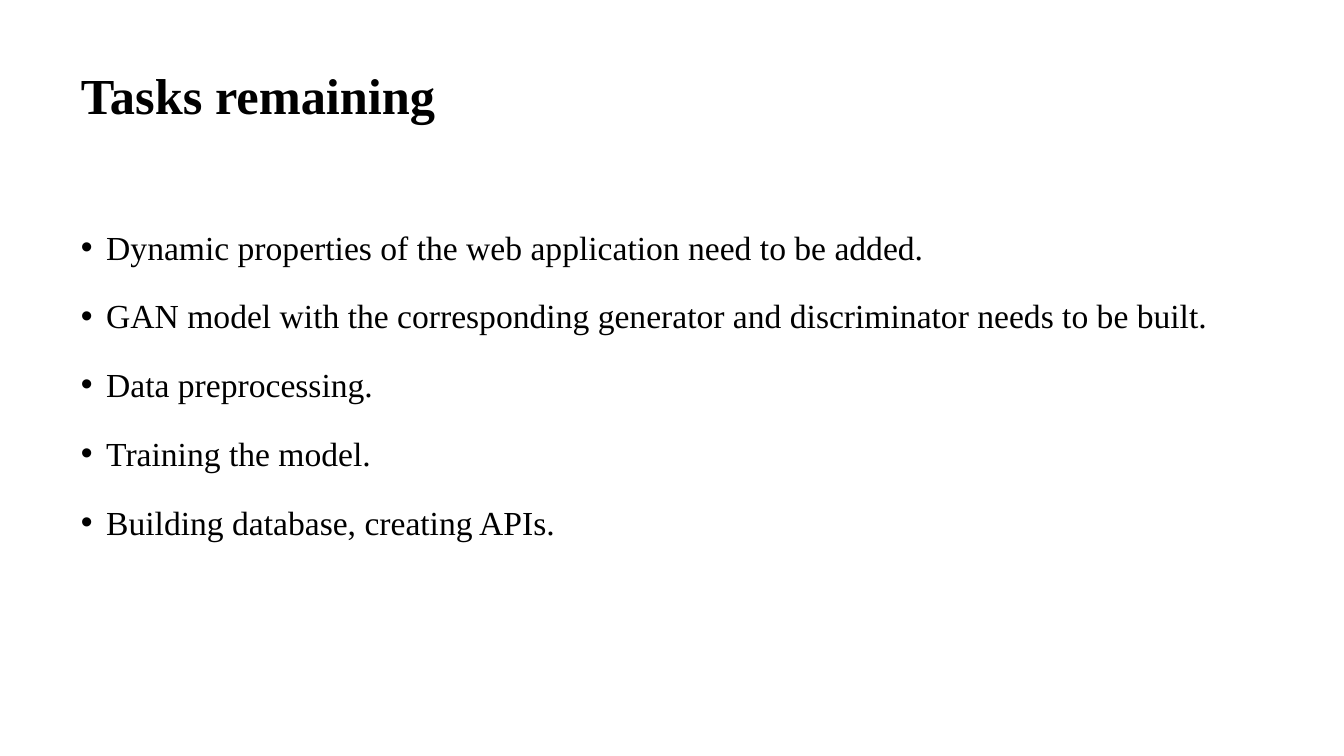
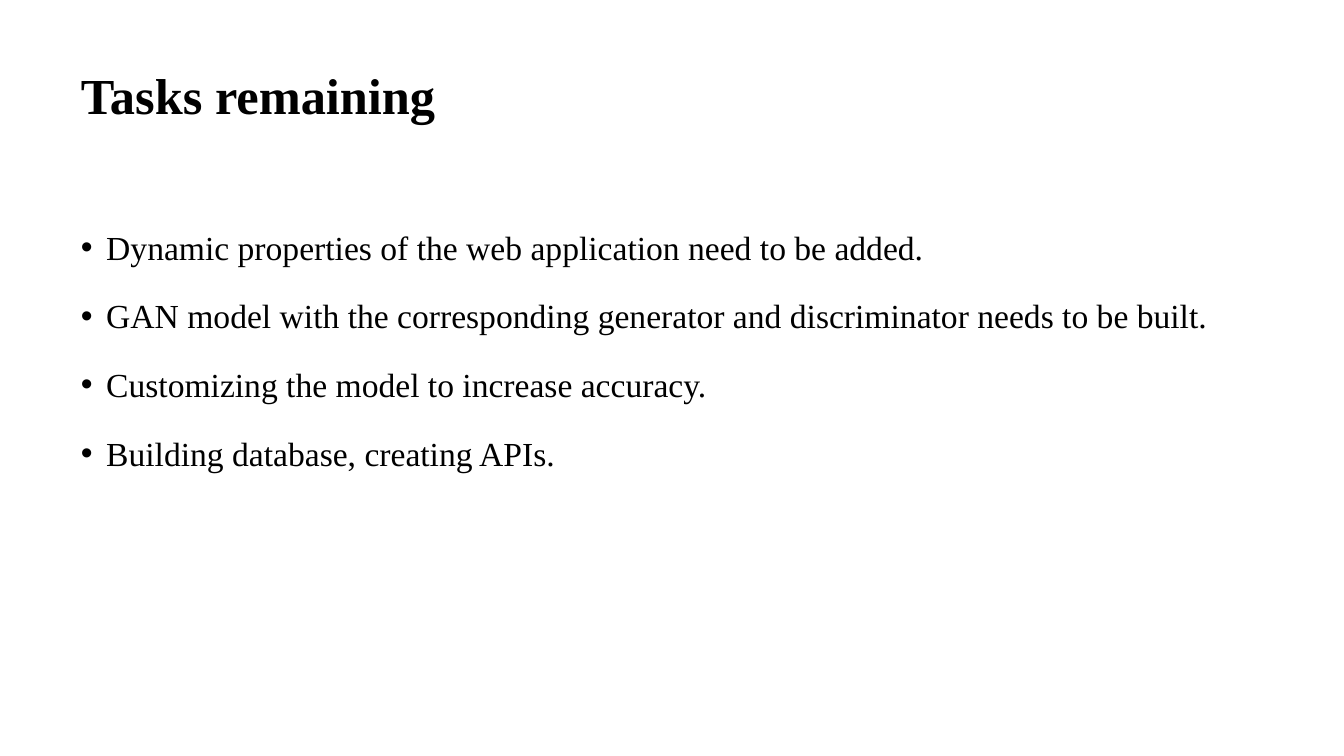
Before and after one commit to sujanW0W/MajorProject, a slide deck: slide 25 of Image Inpainting/Image inpainting.pptx (slide 23 before the commit). Drawn at 1344x756 pixels with LibreOffice and Linux fonts; fonts in the diff are those of the drawing. Boxes give left, top, right and bottom in pixels: in the first picture for what was removed or moved away, otherwise in the second. Text is boxed around its words. In the diff, an @@ line names an element or a change of style, - is before the commit and + after.

```diff
--- a/Image Inpainting/Image inpainting.pptx
+++ b/Image Inpainting/Image inpainting.pptx
@@ text at box(106, 373, 706, 404): text changed @@
-• Data preprocessing.
-• Training the model.
+• Customizing the model to increase accuracy.
```
Also in this commit, not shown: 3 other slides changed, 5 slides added, 3 slides removed, 1 other file.
